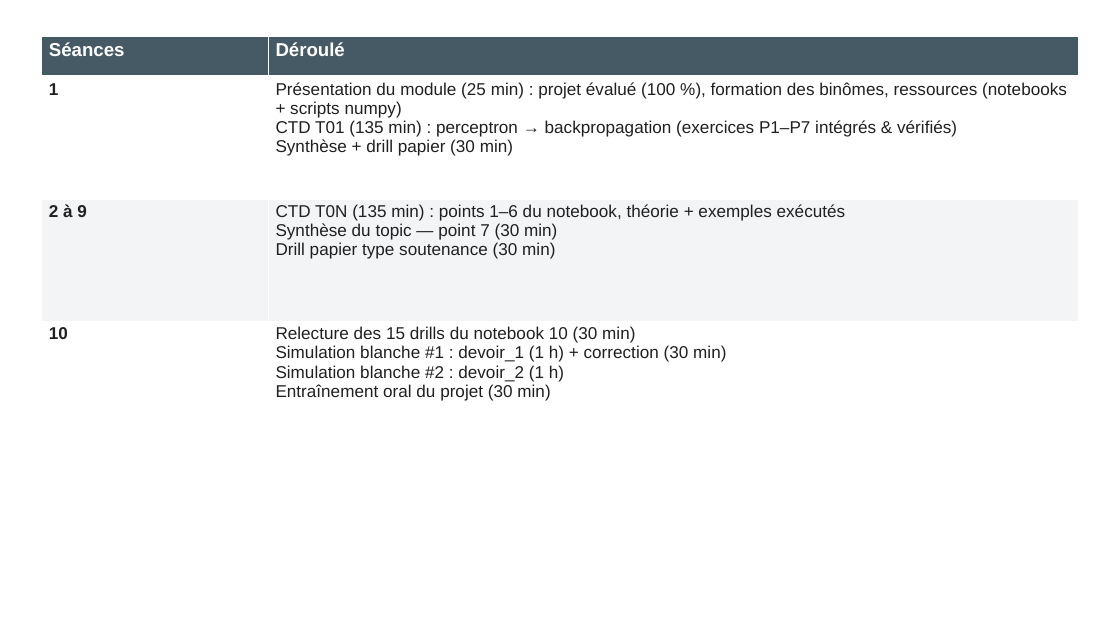
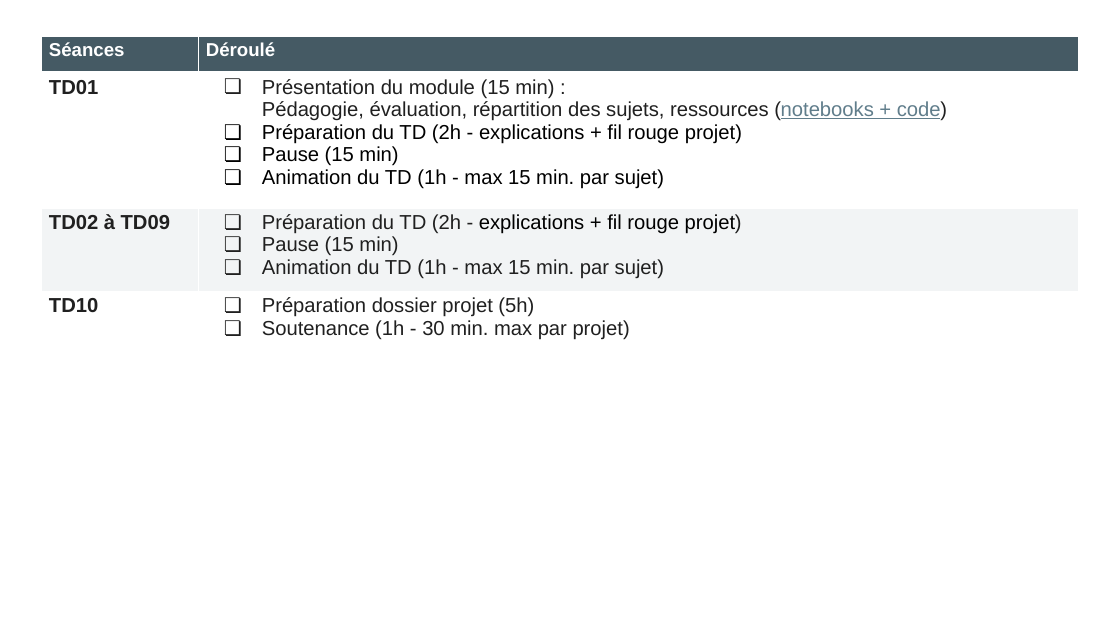
Before and after one commit to huynhdoo/EFREI_DL, a slide deck: slide 1 of slides/EFREI - DL.pptx. Drawn at 1120x630 pixels with LibreOffice and Linux fonts; fonts in the diff are those of the drawing. Boxes give left, top, right and bottom in pixels: in the first picture for what was removed or moved away, otherwise in the second. Text is boxed around its words. In the diff, an @@ line names an element or a change of style, - is before the commit and + after.

```diff
--- a/slides/EFREI - DL.pptx
+++ b/slides/EFREI - DL.pptx
@@ table at bbox=[41, 37, 1079, 404] @@
-row 2, column 1: 1
+row 2, column 1: TD01
-row 2, column 2: Présentation du module (25 min) : projet évalué (100 %), formation des binômes, ressources (notebooks + scripts numpy) / CTD T01 (135 min) : perceptron → backpropagation (exercices P1–P7 intégrés & vérifiés) / Synthèse + drill papier (30 min)
+row 2, column 2: Présentation du module (15 min) : / Pédagogie, évaluation, répartition des sujets, ressources (notebooks + code) / Préparation du TD (2h - explications + fil rouge projet) / Pause (15 min) / Animation du TD (1h - max 15 min. par sujet)
-row 3, column 1: 2 à 9
+row 3, column 1: TD02 à TD09
-row 3, column 2: CTD T0N (135 min) : points 1–6 du notebook, théorie + exemples exécutés / Synthèse du topic — point 7 (30 min) / Drill papier type soutenance (30 min)
+row 3, column 2: Préparation du TD (2h - explications + fil rouge projet) / Pause (15 min) / Animation du TD (1h - max 15 min. par sujet)
-row 4, column 1: 10
+row 4, column 1: TD10
-row 4, column 2: Relecture des 15 drills du notebook 10 (30 min) / Simulation blanche #1 : devoir_1 (1 h) + correction (30 min) / Simulation blanche #2 : devoir_2 (1 h) / Entraînement oral du projet (30 min)
+row 4, column 2: Préparation dossier projet (5h) / Soutenance (1h - 30 min. max par projet)
```
Also in this commit, not shown: 2 other slides changed.
